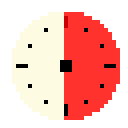
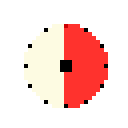
The second w=128, h=128 image is a revision of the first. Changes to its layers:
"Layer 2": opacity 80% → 100%, painted on it over 24, 12, 120, 120
removed layer "Layer 4" over 12, 12, 120, 120
